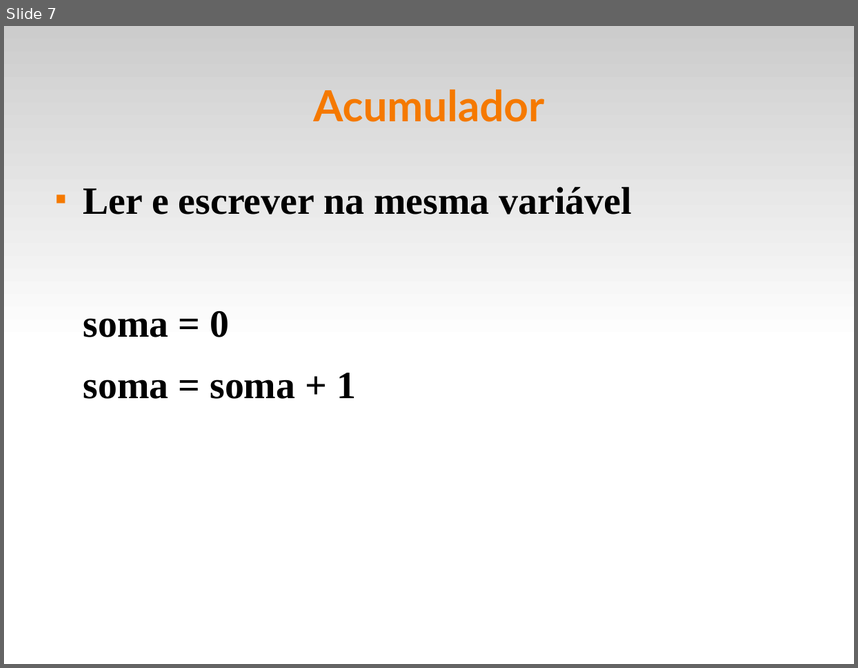
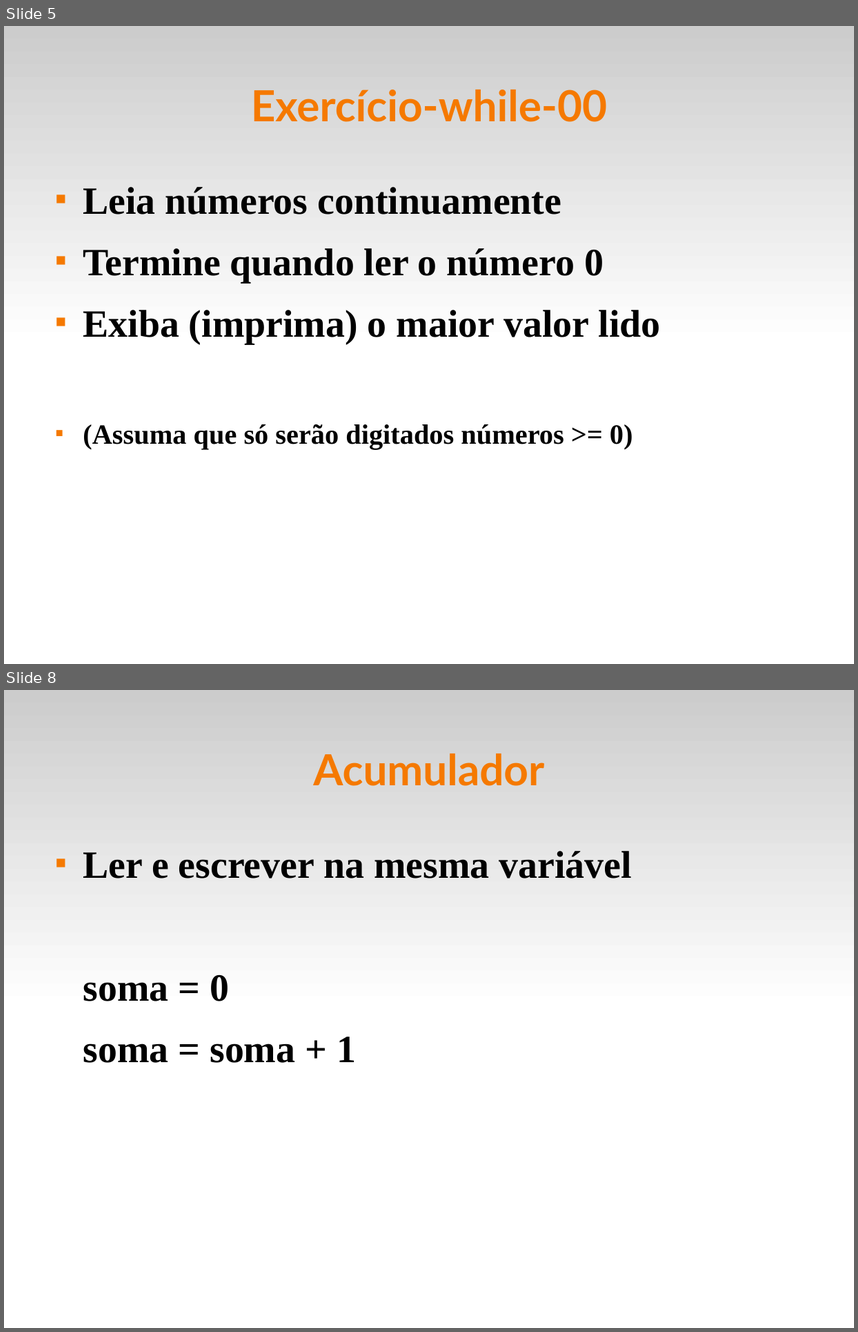
Before and after one commit to fsantanna-uerj/IPD, a slide deck: slides/ipd-05-while.odp. Shown one above the other, each under a label of ours: slide 7 before the commit, slides 5 and 8 after it; the slides between them are not shown. The pictures are 858x668 and 858x1332 pixels, drawn with LibreOffice and Linux fonts; fonts in the diff are those of the drawing. Boxes give left, top, right and bottom in pixels: in the first picture for what was removed or moved away, otherwise in the second. Text is boxed around its words. In the diff, an @@ line names an element or a change of style, - is before the commit and + after.

```diff
--- a/slides/ipd-05-while.odp
+++ b/slides/ipd-05-while.odp
@@ slide 5 added at (4,26,854,664), background #FFFFFF; not listed: 1 template element that a slide beside it also shows @@
@@ title added at (251,89,607,122), 40 pt, text #F57900, bold @@
+Exercício-while-00
@@ freeform shape added at (71,178,71,178), fill #99CCFF, outline #FF0000 4.25 pt @@
@@ text added at (83,187,661,449), 36 pt, text #000000, bold @@
+■ Leia números continuamente
+■ Termine quando ler o número 0
+■ Exiba (imprima) o maior valor lido
+■ (Assuma que só serão digitados números >= 0)
@@ what was slide 7 is now slide 8 @@
```
Also in this commit, not shown: 4 slides changed, 8 other files.
